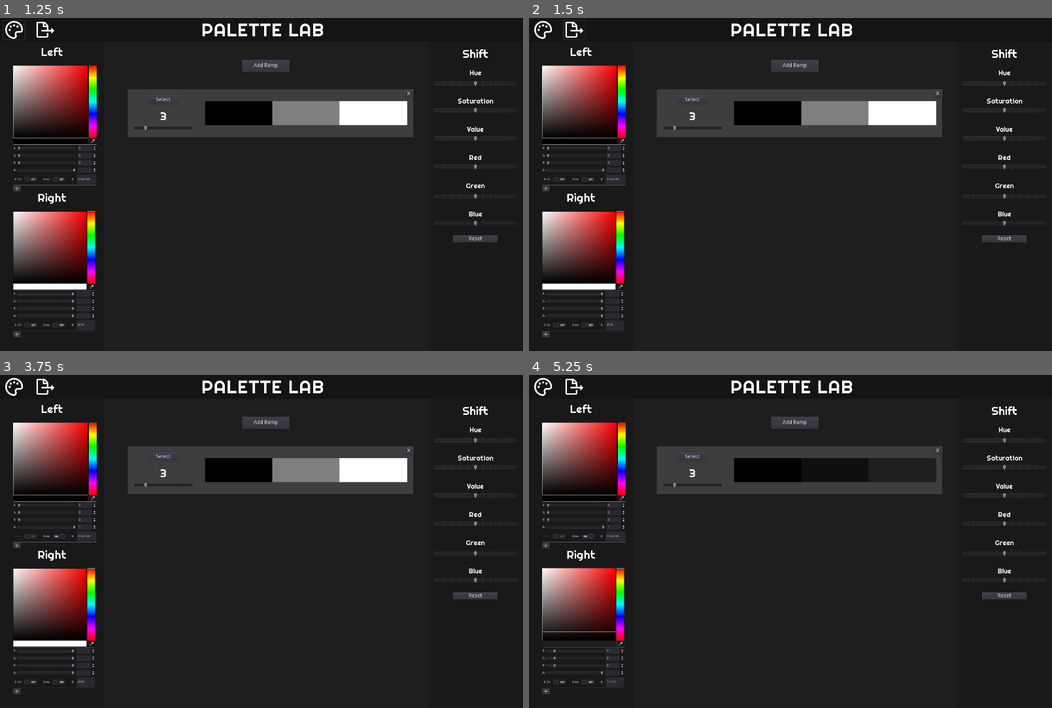
Above: before the commit, frames 1-4 (two rows, left to right).
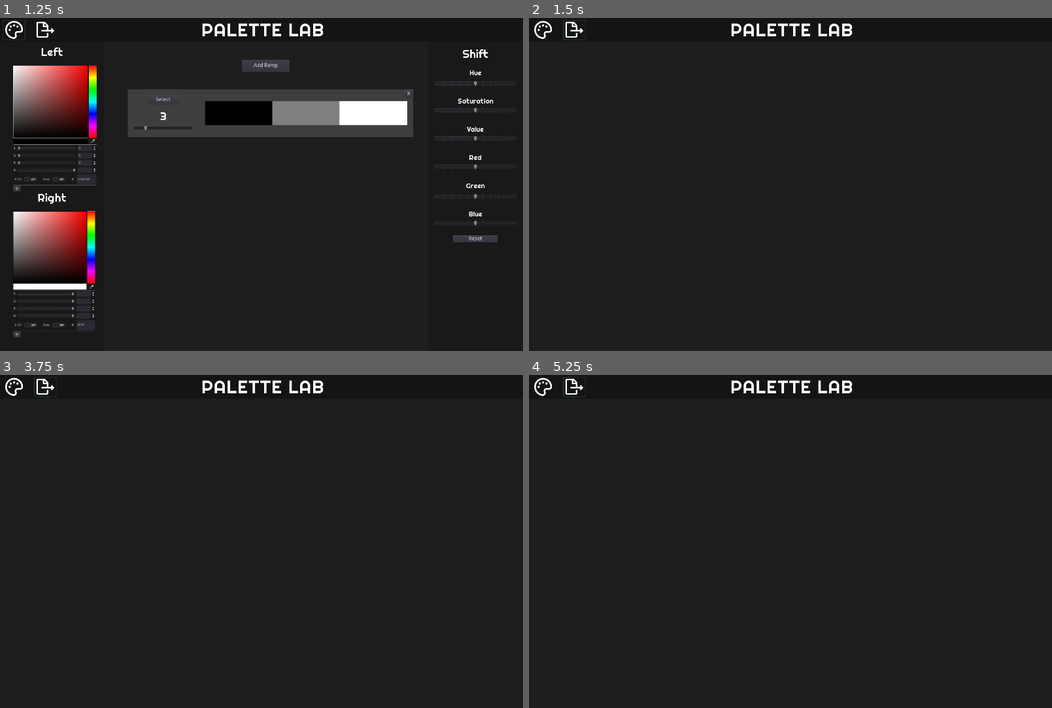
Above: after the commit, the same moments.

Repository: pbzona/palette_lab
Game: Godot game, scene res://src/Main.tscn
Two runs of this game, one before a commit and one after it. Both use one fixed random seed, a clock stepped at 60 frames per second and the inputs below.
Inputs (mouse positions are in pixels of both pictures, inside the frame that each line leads up to):
- Up to frame 1 (1.25 s): click (15, 31) at 0.5 s
- Up to frame 2 (1.5 s): click (576, 31) at 1.25 s
- Up to frame 3 (3.75 s): click (94, 498) at 2.02 s; click (26, 538) at 2.75 s, where only the run before the commit has a clickable "HSV"; click (57, 538) at 3.5 s, where only the run before the commit has a clickable "Raw"
- Up to frame 4 (5.25 s): click (623, 644) at 4.27 s; click (555, 681) at 5 s, where only the run before the commit has a clickable "HSV"

Frame 1 is identical in both runs. In frame 2, 16% of the frame differs, in the area x 2-96%, y 8-96%; in frame 3, 16%, in the area x 2-96%, y 0-96%; in frame 4, 13%.
Error before the commit: Invalid call. Nonexistent function 'set_create_tab' in base 'Control (Workspace.gd)'. (res://src/Application.gd:8)

Commit message:
Rename set tab methods to public

Diff:
--- a/src/workspaces/Workspace.gd
+++ b/src/workspaces/Workspace.gd
@@ -7,10 +7,10 @@
 func _ready():
 	$Container/Create.connect("PALETTE_UPDATED", self, "set_workspace_palette")
 
-func _set_create_tab() -> void:
+func set_create_tab() -> void:
 	$Container.current_tab = tabs.CREATE
 
-func _set_export_tab() -> void:
+func set_export_tab() -> void:
 	$Container.current_tab = tabs.EXPORT
 
 func _set_workspace_palette(p) -> void:
